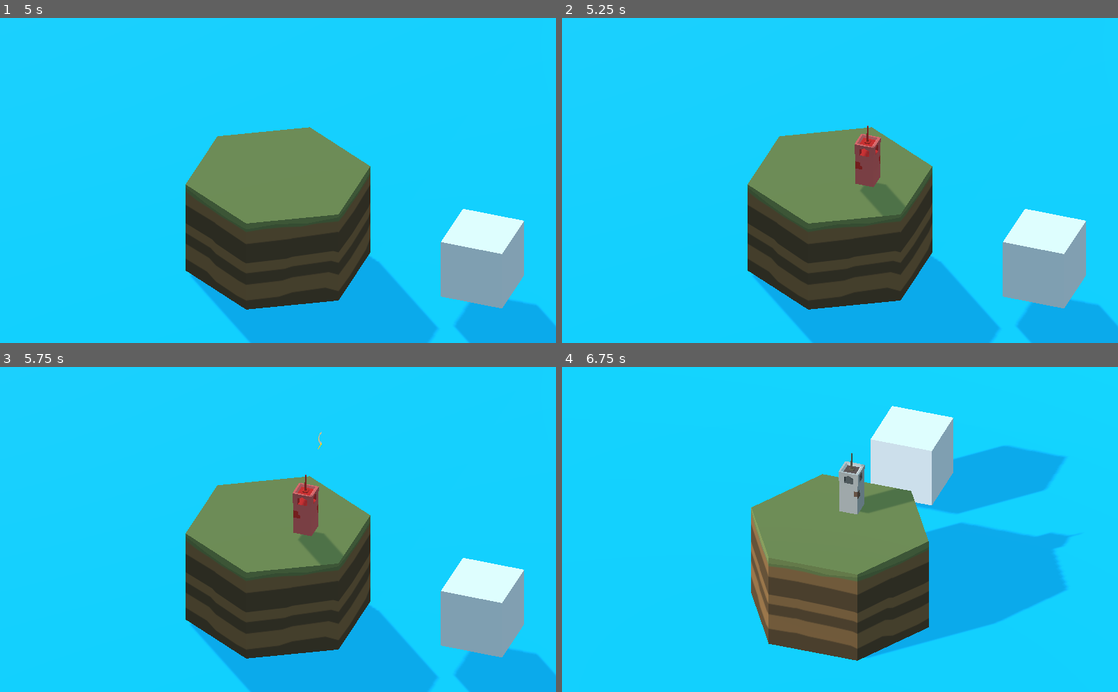
Above: before the commit, frames 1-4 (two rows, left to right).
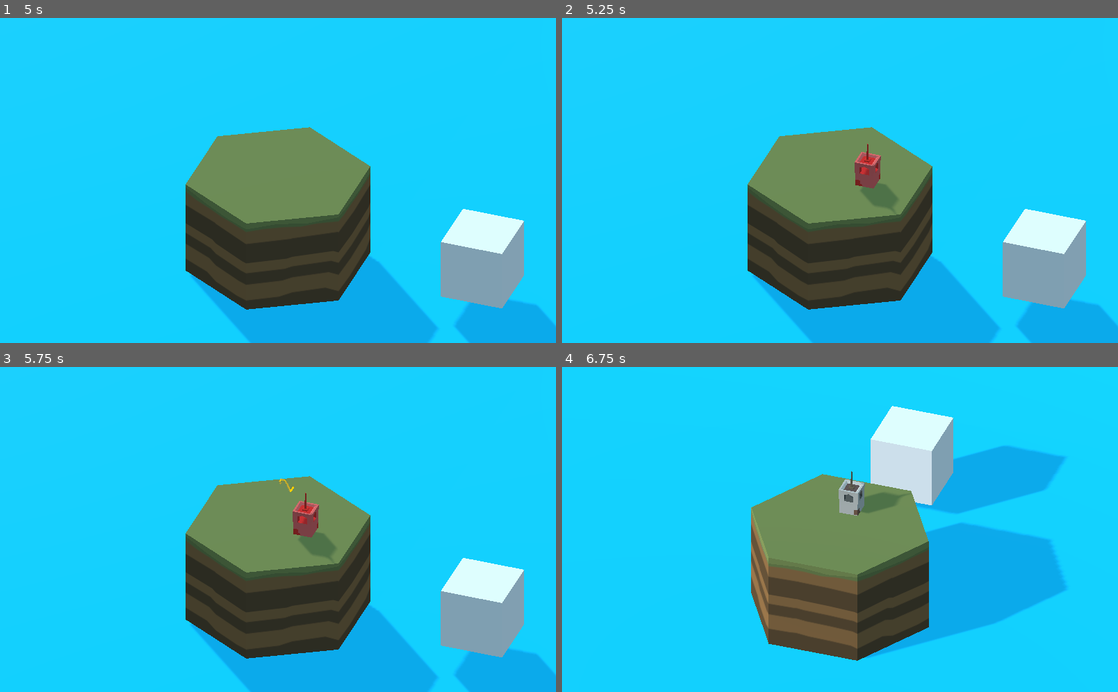
Above: after the commit, the same moments.

Repository: theludovyc/Godot_Islanders
Game: Godot game, scene res://Scene/Game.tscn
Same seed, same stepped clock (60 frames per second), same inputs: the game is played once before the commit and once after it.
Inputs (mouse positions are in pixels of both pictures, inside the frame that each line leads up to):
- Up to frame 1 (5 s): tap Enter at 0.5, 2, 3.5 s; move the mouse to (400, 164) at 0.52 s; click (400, 164) at 0.6 s; tap Space at 1.25, 2.75, 4.25 s; move the mouse to (166, 196) at 1.27 s; click (166, 196) at 1.35 s; move the mouse to (333, 109) at 2.02 s; hold Right mouse button (mouse_right) 2.03-2.78 s; click (333, 109) at 2.3 s; move the mouse to (250, 245) at 2.77 s; click (250, 245) at 2.85 s; move the mouse to (444, 229) at 3.52 s; click (444, 229) at 3.6 s; move the mouse to (111, 131) at 4.27 s; right-click (111, 131) at 4.35 s; click (111, 131) at 4.55 s
- Up to frame 2 (5.25 s): move the mouse to (867, 180) at 5.02 s; click (867, 180) at 5.1 s
- Up to frame 3 (5.75 s): no input
- Up to frame 4 (6.75 s): move the mouse to (756, 448) at 5.77 s; click (756, 448) at 5.85 s; move the mouse to (962, 513) at 6.52 s; hold Right mouse button (mouse_right) from 6.53 s (still down)

Frame 1 is identical in both runs. In frame 2, 0.6% of the frame differs, in the area x 52-62%, y 33-61%; in frame 3, 0.6%; in frame 4, 0.7%, in the area x 49-92%, y 26-56%.

Commit message:
score look_at camera

Diff:
--- a/Scene/Game.tscn
+++ b/Scene/Game.tscn
@@ -24,9 +24,10 @@
 mesh = SubResource( 2 )
 material/0 = null
 
-[node name="Ocean" type="MeshInstance" parent="."]
-transform = Transform( 50, 0, 0, 0, 50, 0, 0, 0, 50, 0, 0, 0 )
+[node name="Ocean" type="MeshInstance" parent="Cube"]
+transform = Transform( 50, 0, 0, 0, 50, 0, 0, 0, 50, 0, -1.57596, 6.68385 )
 mesh = SubResource( 1 )
+skeleton = NodePath("../..")
 material/0 = ExtResource( 3 )
 
 [node name="Camera_Origin" type="Spatial" parent="."]
--- a/Scene/Selection.tscn
+++ b/Scene/Selection.tscn
@@ -18,15 +18,17 @@
 script = ExtResource( 3 )
 
 [node name="Mesh" type="MeshInstance" parent="."]
+transform = Transform( 1, 0, 0, 0, 1, 0, 0, 0, 1, 0, -0.666629, 0 )
 mesh = ExtResource( 2 )
 material/0 = ExtResource( 1 )
 
 [node name="CollisionShape" type="CollisionShape" parent="."]
-transform = Transform( 1, 0, 0, 0, 1, 0, 0, 0, 1, 0, 0.75, 0 )
+transform = Transform( 1, 0, 0, 0, 1, 0, 0, 0, 1, 0, 0.0733705, 0 )
 shape = SubResource( 1 )
 
 [node name="Sprite3D" type="Sprite3D" parent="."]
 transform = Transform( 5, 0, 0, 0, 5, 0, 0, 0, 1, 0, 2.28743, 0 )
+flip_h = true
 flip_v = true
 texture = SubResource( 2 )
 
--- a/Script/Camera.gd
+++ b/Script/Camera.gd
@@ -10,6 +10,8 @@
 
 func pop_selection():
 	selection = Selection.instance()
+	selection.camera = self
+	selection.camera_origin = get_parent()
 	get_node("/root/Game").call_deferred("add_child", selection)
 
 func add_zoom(z:float):
--- a/Script/Selection.gd
+++ b/Script/Selection.gd
@@ -8,21 +8,31 @@
 
 var bonus:int
 
+#Edit from Camera.gd
+var camera
+var camera_origin
+
 onready var mesh = $Mesh
 onready var label = $Viewport/Label
 onready var radar = $Radar
+onready var sprite = $Sprite3D
 
 # Called when the node enters the scene tree for the first time.
 func _ready():
 	pass # Replace with function body.
 
 # Called every frame. 'delta' is the elapsed time since the previous frame.
-#func _process(delta):
+func _process(delta):
+	var camera_global_pos = camera_origin.to_global(camera.translation)
+
+	var sprite_global_pos = to_global(sprite.translation)
+
+	sprite.look_at(Vector3(sprite_global_pos.x, camera_global_pos.y, camera_global_pos.z), Vector3.UP)
 #	pass
 
 func pop():
 	var building = Building.instance()
-	building.translation = translation
+	building.translation = to_global(mesh.translation)
 	get_parent().add_child(building)
 
 func _on_area_entered(area):
